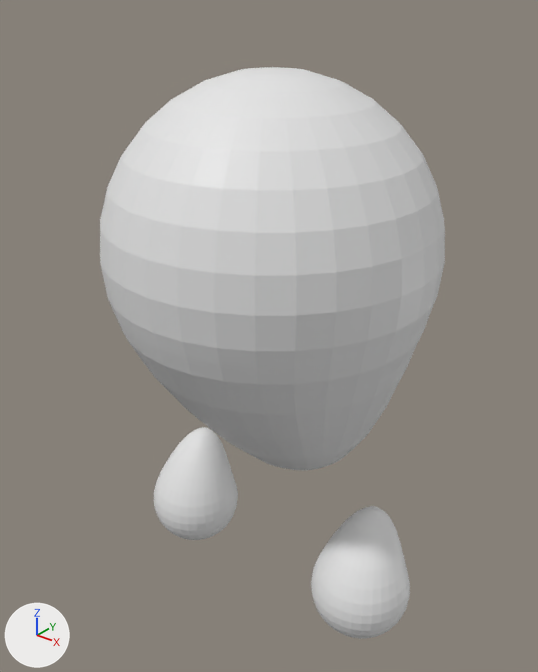
One commit to the FBX model Assets/Resources/PhotonPrefabs/TMPBlender/DashBase.fbx: the scene before it, then after it.
One viewpoint serves both versions: a 50 mm lens placed at (2.61, -3.29, 3.95), pointed at (-0.03, 0.01, 1.9). The lights are fixed; the arrows at lower left show +X, +Y and +Z. Where no turn or scale is listed for an object, it has been applied to the vertices.

Script lines for the objects in view, before the commit:
```python
me_sphere_002 = bpy.data.meshes.new('Sphere.002')
me_sphere_002.from_pydata(...)  # 5766 vertices, 6144 faces; spans x -0.33..1.83, y -1.0..1.0, z -0.33..3.2
ob_body = bpy.data.objects.new('Body', me_sphere_002)
ob_body.location = (-0.75, 0.0, 0.3)
```
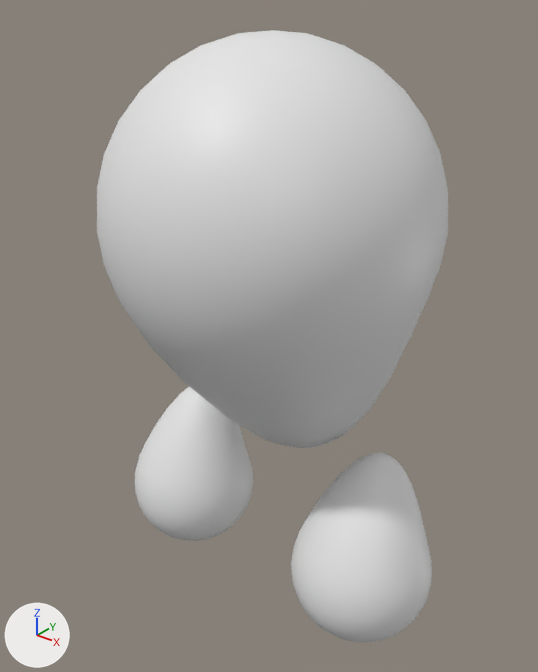
Location of each change, (x1, y1, x2, y2) in pixels of the pictures (538 x 672 px; the box of a moved part takes in the faces that stretch with it):
'Body', reshaped, moved (7% taller): before (100, 67, 445, 639); after (97, 30, 448, 642)
part 1 of me_sphere_002, moved or reshaped: before (154, 427, 238, 540); after (134, 387, 253, 541)
part 2 of me_sphere_002, moved or reshaped: before (311, 506, 410, 639); after (291, 453, 432, 642)

The change in detail:
me_sphere_002 has 5766 vertices, 6144 faces and spans x -0.33..1.83, y -1.0..1.0, z -0.33..3.2.
me_sphere_002 is used by ob_body; location (-0.75, 0.0, 0.3).
me_sphere_002 part 1: the loose piece of 1922 vertices spanning x -0.33..0.33, y -0.33..0.33, z -0.33..0.56 is scaled about its middle by 1.39, then moved by (0.0, -0.01, 0.03).
me_sphere_002 part 2: the loose piece of 1922 vertices spanning x 1.17..1.83, y -0.33..0.33, z -0.33..0.56 is scaled about its middle by 1.4, then moved by (0.0, -0.01, 0.03).
Object 'Body' (ob_body) moves from (-0.75, 0.0, 0.3) to (-0.75, 0.0, 0.485).
